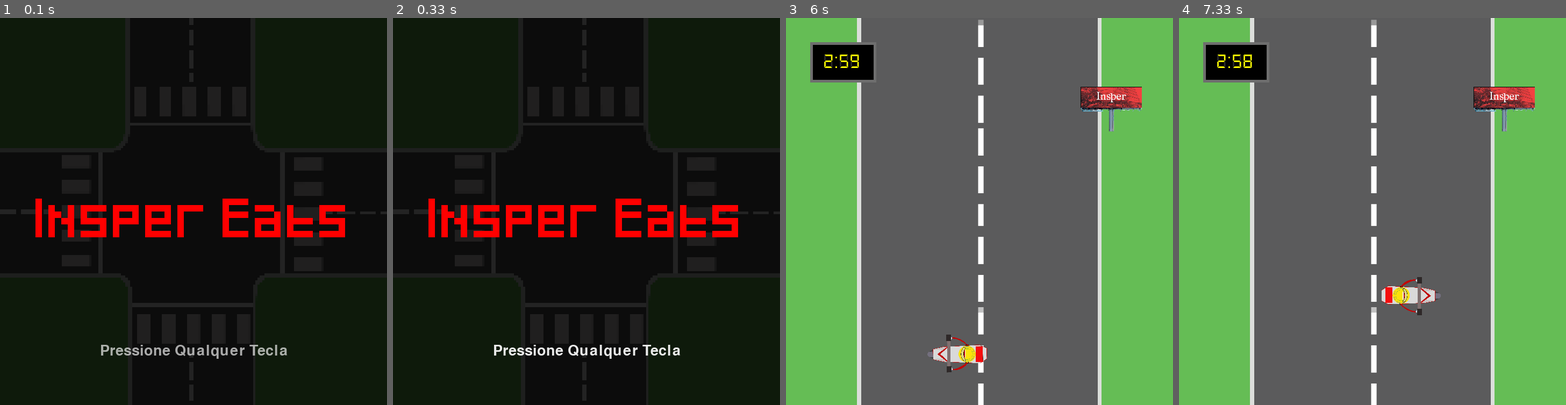
Above: before the commit, frames 1-4 (left to right).
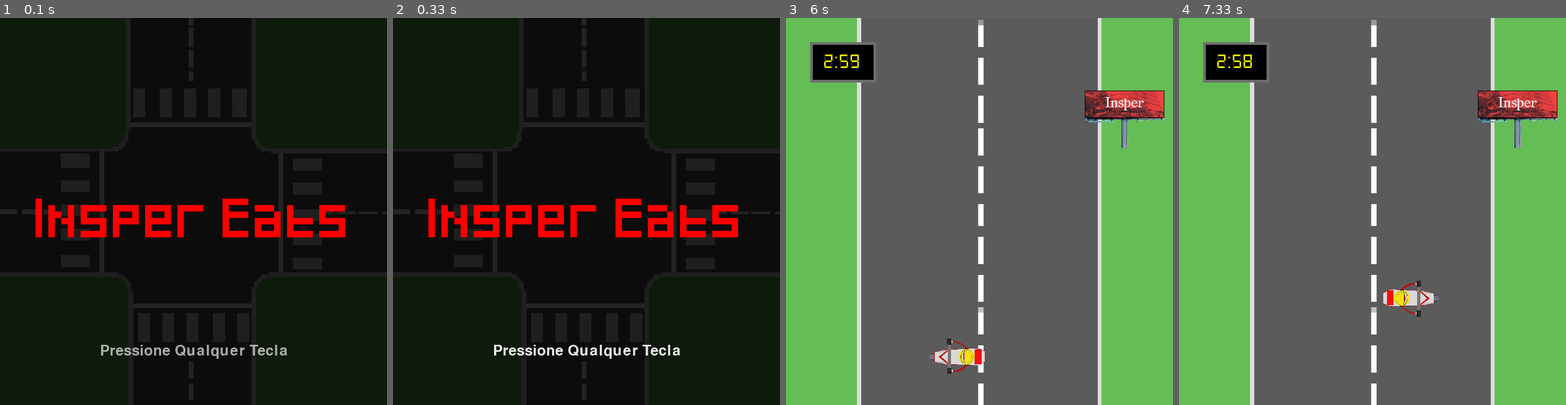
Above: after the commit, the same moments.

Repository: Danilo-C-Ramos/Pygame
Game: pygame game, started from Main.py
The game is run twice, just before and just after one commit, with the same random seed, the same clock (stepped at 60 frames per second) and the same inputs.
Inputs:
- Up to frame 1 (0.1 s): no input
- Up to frame 2 (0.33 s): no input
- Up to frame 3 (6 s): hold A 0.33-0.87 s; hold S 0.9-1.2 s; hold A from 5.87 s (still down)
- Up to frame 4 (7.33 s): release A at 6.27 s; hold W 6.3-6.67 s; hold D from 6.7 s (still down)

The runs differ from the first frame. In frame 3, 2.3% of the frame differs, in the area x 36-98%, y 17-93%; in frame 4, 2.3%.

Commit message:
arrumando locais que aparecem as dicas

Diff:
--- a/Main.py
+++ b/Main.py
@@ -8,7 +8,6 @@
 
 pygame.init()
 pygame.mixer.init()
-
 
 # ----- Gera tela principal
 window = pygame.display.set_mode((WIDTH, HEIGHT))
@@ -127,10 +126,8 @@
             state = random.choice(states)
 
 
-
         infos, certa = info(assets, modulo, dicas, decisao_n, state)
         print(certa)
-
 
 
         g = Grama(assets, state)
@@ -194,9 +191,6 @@
 
     for parede in pygame.sprite.spritecollide(player, paredes, False, pygame.sprite.collide_mask):
 
-
-
-
         if player.rect.bottom > HEIGHT:
             player.speedy = 0
             player.rect.bottom = HEIGHT
@@ -213,7 +207,7 @@
            player.speedx = 0
            player.rect.right = WIDTH
 
-        tempo += 1
+        tempo += 5
 
 
     if state == 1:
@@ -231,9 +225,6 @@
     elif state == 7:
         window.blit(assets[B_TRES], (0, 0))
 
-
-
-
     paredes.draw(window)
 
     '''
@@ -281,7 +272,7 @@
     '''
 
     if state in retas:
-        window.blit(assets[modulo],(CANTO_SUPERIOR))
+        window.blit(assets[modulo],(CANTO_MODULO))
     infos.draw(window)
     all_sprites.draw(window)
 
@@ -292,24 +283,20 @@
 
         timer(window, assets, tempo_atual)
 
-        if tempo_atual == 0:
-            state = FIM_D
-            end_screen(window, assets, state)
 
     if acertos == total_acertos:
         state = FIM_V
         paredes.empty()
         infos.empty()
         all_sprites.empty()
-
-        end_screen(window, assets, state)
-
-    elif erros == max_erros:
+        state = end_screen(window, assets, state)
+
+    elif erros == max_erros or tempo_atual <= 0:
         state = FIM_D
         paredes.empty()
         infos.empty()
         all_sprites.empty()
-        end_screen(window, assets, state)
+        state = end_screen(window, assets, state)
 
 
     pygame.display.update()
--- a/assets.py
+++ b/assets.py
@@ -68,7 +68,7 @@
     assets[FUNDO_OLHO] = pygame.image.load(os.path.join(IMG_DIR,"fundo_olho.jpg")).convert()
     assets[FUNDO_OLHO] = pygame.transform.scale(assets[FUNDO_OLHO], (WIDTH, HEIGHT))
     assets[ULTIMA_TELA] = pygame.image.load(os.path.join(IMG_DIR,"ultima_tela.png")).convert()
-    assets[ULTIMA_TELA] = pygame.transform.scale(assets[ULTIMA_TELA], (MOTO_WIDTH, MOTO_HEIGHT))
+    assets[ULTIMA_TELA] = pygame.transform.scale(assets[ULTIMA_TELA], (WIDTH, HEIGHT))
 
     assets[MOTO] = pygame.image.load(os.path.join(IMG_DIR, 'moto.png')).convert_alpha()
     assets[MOTO] = pygame.transform.scale(assets['moto_img'], (MOTO_WIDTH, MOTO_HEIGHT))
@@ -150,22 +150,22 @@
     assets[HIDRANTE] = pygame.transform.scale(assets[HIDRANTE], (MOTO_WIDTH, MOTO_HEIGHT))
 
     assets[PLACA_DE_PARE] = pygame.image.load(os.path.join(IMG_DIR, 'pare.png')).convert_alpha()
-    assets[PLACA_DE_PARE] = pygame.transform.scale(assets[PLACA_DE_PARE], (MOTO_WIDTH, MOTO_HEIGHT))
+    assets[PLACA_DE_PARE] = pygame.transform.scale(assets[PLACA_DE_PARE], (PLACA_WIDTH, PLACA_HEIGHT))
 
     assets[PLACA_RETO] = pygame.image.load(os.path.join(IMG_DIR, 'reto.png')).convert_alpha()
-    assets[PLACA_RETO] = pygame.transform.scale(assets[PLACA_RETO], (MOTO_WIDTH, MOTO_HEIGHT))
+    assets[PLACA_RETO] = pygame.transform.scale(assets[PLACA_RETO], (PLACA_WIDTH, PLACA_HEIGHT))
 
     assets[PLACA_PROIBIDO] = pygame.image.load(os.path.join(IMG_DIR, 'proibido.png')).convert_alpha()
     assets[PLACA_PROIBIDO] = pygame.transform.scale(assets[PLACA_PROIBIDO], (MOTO_WIDTH, MOTO_HEIGHT))
 
     assets[PLACA_ANIMAL] = pygame.image.load(os.path.join(IMG_DIR, 'animal.png')).convert_alpha()
-    assets[PLACA_ANIMAL] = pygame.transform.scale(assets[PLACA_ANIMAL], (MOTO_WIDTH, MOTO_HEIGHT))
+    assets[PLACA_ANIMAL] = pygame.transform.scale(assets[PLACA_ANIMAL], (PLACA_WIDTH, PLACA_HEIGHT))
 
     assets[POLICIA] = pygame.image.load(os.path.join(IMG_DIR, 'policia.png')).convert_alpha()
     assets[POLICIA] = pygame.transform.scale(assets[POLICIA], (MOTO_WIDTH, MOTO_HEIGHT))
 
     assets[BUEIRO] = pygame.image.load(os.path.join(IMG_DIR, 'bueiro.png')).convert_alpha()
-    assets[BUEIRO] = pygame.transform.scale(assets[BUEIRO], (MOTO_WIDTH, MOTO_HEIGHT))
+    assets[BUEIRO] = pygame.transform.scale(assets[BUEIRO], (DICA_WIDTH, DICA_HEIGHT))
 
     assets[CARAMELO] = pygame.image.load(os.path.join(IMG_DIR, 'caramelo.png')).convert_alpha()
     assets[CARAMELO] = pygame.transform.scale(assets[CARAMELO], (MOTO_WIDTH, MOTO_HEIGHT))
@@ -177,25 +177,25 @@
     assets[JOIA] = pygame.transform.scale(assets[JOIA], (MOTO_WIDTH, MOTO_HEIGHT))
 
     assets[PINGUIM] = pygame.image.load(os.path.join(IMG_DIR, 'pinguim.png')).convert_alpha()
-    assets[PINGUIM] = pygame.transform.scale(assets[PINGUIM], (MOTO_WIDTH, MOTO_HEIGHT))
+    assets[PINGUIM] = pygame.transform.scale(assets[PINGUIM], (DICA_WIDTH, DICA_HEIGHT))
 
     assets[CASA] = pygame.image.load(os.path.join(IMG_DIR, 'casa.png')).convert_alpha()
     assets[CASA] = pygame.transform.scale(assets[CASA], (MOTO_WIDTH, MOTO_HEIGHT))
 
     assets[CARRO_ESTACIONADO] = pygame.image.load(os.path.join(IMG_DIR, 'carro.png')).convert_alpha()
-    assets[CARRO_ESTACIONADO] = pygame.transform.scale(assets[CARRO_ESTACIONADO], (MOTO_WIDTH, MOTO_HEIGHT))
+    assets[CARRO_ESTACIONADO] = pygame.transform.scale(assets[CARRO_ESTACIONADO], (DICA_WIDTH, DICA_HEIGHT))
 
     assets[IDOSO] = pygame.image.load(os.path.join(IMG_DIR, 'idoso.png')).convert_alpha()
-    assets[IDOSO] = pygame.transform.scale(assets[IDOSO], (MOTO_WIDTH, MOTO_HEIGHT))
+    assets[IDOSO] = pygame.transform.scale(assets[IDOSO], (VO_WIDTH, VO_HEIGHT))
 
     assets[CAVALO] = pygame.image.load(os.path.join(IMG_DIR, 'cavalo.png')).convert_alpha()
     assets[CAVALO] = pygame.transform.scale(assets[CAVALO], (MOTO_WIDTH, MOTO_HEIGHT))
 
     assets[OUTDOOR_INSPER] = pygame.image.load(os.path.join(IMG_DIR, 'outdoor_insper.png')).convert_alpha()
-    assets[OUTDOOR_INSPER] = pygame.transform.scale(assets[OUTDOOR_INSPER], (MOTO_WIDTH, MOTO_HEIGHT))
+    assets[OUTDOOR_INSPER] = pygame.transform.scale(assets[OUTDOOR_INSPER], (MAIOR_WIDTH, MAIOR_HEIGHT))
 
     assets[OUTDOOR_ESPM] = pygame.image.load(os.path.join(IMG_DIR, 'outdoor_espm.png')).convert_alpha()
-    assets[OUTDOOR_ESPM] = pygame.transform.scale(assets[OUTDOOR_ESPM], (MOTO_WIDTH, MOTO_HEIGHT))
+    assets[OUTDOOR_ESPM] = pygame.transform.scale(assets[OUTDOOR_ESPM], (MAIOR_WIDTH, MAIOR_HEIGHT))
 
 
     assets[INIT_FONT] = pygame.font.Font(os.path.join(FNT_DIR, 'pixeled.ttf'), 60)
@@ -343,6 +343,7 @@
 
 def end_screen(screen, assets, state):
     font = pygame.font.SysFont(None, 40)
+    assets[INIT_FONT] = pygame.font.Font(os.path.join(FNT_DIR, 'pixeled.ttf'), 40)
 
     background = assets[ULTIMA_TELA]
     transparencia = pygame.Surface((WIDTH, HEIGHT))
@@ -370,11 +371,10 @@
         # Ajusta a velocidade do jogo.
         clock.tick(FPS)
 
-
         if state == FIM_V:
             venceu = assets[INIT_FONT].render('VOCÊS VENCERAM!', True, RED)
             venceu_rect = venceu.get_rect()
-            venceu_rect.center = (WIDTH / 2, HEIGHT/2)
+            venceu_rect.center = (90, HEIGHT/2)
 
             screen.blit(background, (0,0))
             screen.blit(transparencia, (0,0))
@@ -386,8 +386,8 @@
 
         if state == FIM_D:
             perdeu = assets[INIT_FONT].render('VOCÊS PERDERAM!', True, RED)
-            perdeu_rect = venceu.get_rect()
-            perdeu_rect.center = (WIDTH / 2, HEIGHT/2)
+            perdeu_rect = perdeu.get_rect()
+            perdeu_rect.center = (90, HEIGHT/2)
 
             screen.blit(background, (0,0))
             screen.blit(transparencia, (0,0))
@@ -397,16 +397,20 @@
 
             # Depois de desenhar tudo, inverte o display.
             pygame.display.flip()
+
         # Processa os eventos (mouse, teclado, botão, etc).
         for event in pygame.event.get():
             # Verifica se foi fechado.
             if event.type == pygame.QUIT:
-                state = QUIT
-
+                time.sleep(1)
+                state = FIM
 
             if event.type == pygame.KEYUP:
-                state = QUIT
-
-        if state == QUIT:
+                time.sleep(1)
+                state = FIM
+
+
+        if state == FIM:
             running = False
-    return
+
+    return state
--- a/config.py
+++ b/config.py
@@ -5,10 +5,21 @@
 SND_DIR = path.join(path.dirname(__file__), 'assets', 'snd')
 FNT_DIR = path.join(path.dirname(__file__), 'assets', 'font')
 
-MOTO_WIDTH = 170
-MOTO_HEIGHT = 170
-CARRO_WIDTH = 80
-CARRO_HEIGHT = 120  #Tamanhos aleatorios ate o momento
+MOTO_WIDTH = 160
+MOTO_HEIGHT = 160
+
+MAIOR_WIDTH = 220
+MAIOR_HEIGHT = 220  #Tamanhos aleatorios ate o momento
+
+DICA_WIDTH = 80
+DICA_HEIGHT = 80
+
+VO_WIDTH = 60
+VO_HEIGHT = 60
+
+PLACA_WIDTH = 180
+PLACA_HEIGHT = 180
+
 
 
 
@@ -19,13 +30,17 @@
 END_TIME = 180
 X_TIMER = 60
 Y_TIMER = 60
-CANTO_SUPERIOR = (WIDTH-200, 70)
-CANTO_INFERIOR_E = (125, HEIGHT-80)
-CANTO_INFERIOR_D = (WIDTH-120, HEIGHT-125)
-CANTO_SUPERIOR_E = (80, 300)
-MEIO = (WIDTH-120, 120)
 
-POSICOES = [CANTO_INFERIOR_E, CANTO_INFERIOR_D, CANTO_SUPERIOR, MEIO, CANTO_SUPERIOR_E]
+CANTO_SUPERIOR = (WIDTH-180, 40)
+CANTO_INFERIOR_E = (120, HEIGHT-60)
+CANTO_INFERIOR_D = (WIDTH-120, HEIGHT-90)
+CANTO_SUPERIOR_E = (200, 90)
+
+CANTO_SUPERIOR_2 = (WIDTH-120, 50)
+
+CANTO_MODULO = (WIDTH-200, 60)
+
+POSICOES = [CANTO_INFERIOR_E, CANTO_INFERIOR_D, CANTO_SUPERIOR, CANTO_SUPERIOR_2, CANTO_SUPERIOR_E]
 
 
 # Define algumas variáveis com as cores básicas
